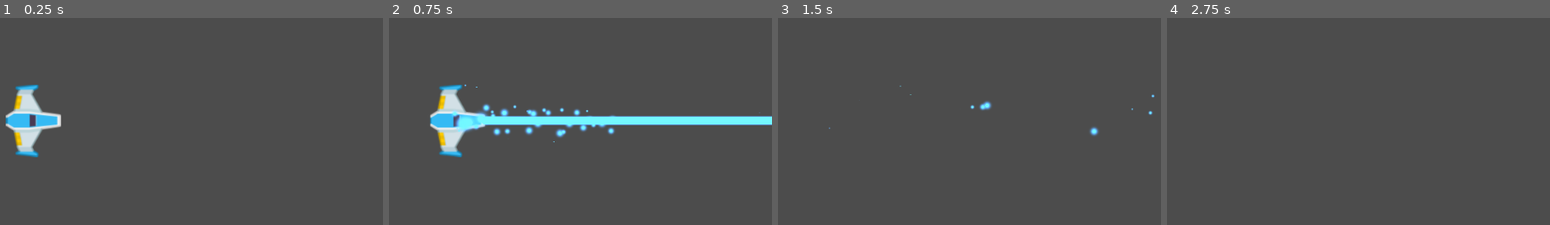
Above: before the commit, frames 1-4 (left to right).
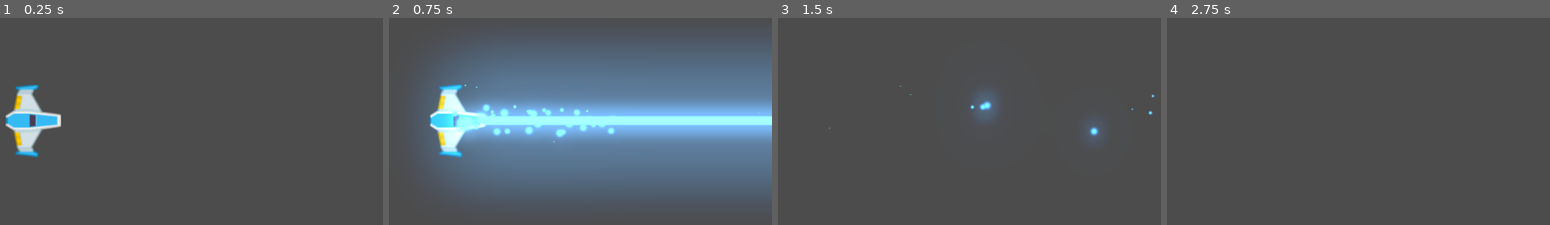
Above: after the commit, the same moments.

Repository: GimenezGeorge/Meteoritos
Game: Godot game, scene res://Juego/Niveles/NivelTest.tscn
Same seed, same stepped clock (60 frames per second), same inputs: the game is played once before the commit and once after it.
Inputs:
- Up to frame 1 (0.25 s): no input
- Up to frame 2 (0.75 s): tap Enter at 0.5 s; hold W (m_adelante) from 0.53 s (still down); hold B (disparo_laser) from 0.53 s (still down)
- Up to frame 3 (1.5 s): release W (m_adelante) at 1.28 s; release B (disparo_laser) at 1.28 s; hold S (m_atras) from 1.28 s (still down); tap Space (disparo_principal) at 1.35 s
- Up to frame 4 (2.75 s): tap Space (disparo_principal) at 2 s; release S (m_atras) at 2.03 s; hold W (m_adelante) from 2.03 s (still down); hold A (rotar_antih) from 2.03 s (still down)

The runs differ from the first frame. In frame 2, 68% of the frame differs, in the area x 7-100%, y 10-89%; in frame 3, 1.0%; in frame 4, nothing differs.

Commit message:
Glow_laser_proyectil
Le pusimos glow al asunto.

Diff:
--- a/Juego/Niveles/Proyectiles/Laser/LaserBeam2D.tscn
+++ b/Juego/Niveles/Proyectiles/Laser/LaserBeam2D.tscn
@@ -1,8 +1,9 @@
-[gd_scene load_steps=13 format=2]
+[gd_scene load_steps=14 format=2]
 
 [ext_resource path="res://Juego/Niveles/Proyectiles/Laser/LaserBeam2D.gd" type="Script" id=1]
 [ext_resource path="res://Juego/Niveles/Proyectiles/Laser/glowing_circle.png" type="Texture" id=2]
 [ext_resource path="res://Juego/Niveles/Proyectiles/Laser/Laser.ogg" type="AudioStream" id=3]
+[ext_resource path="res://default_env.tres" type="Environment" id=4]
 
 [sub_resource type="Gradient" id=1]
 offsets = PoolRealArray( 0.582915, 1 )
@@ -114,3 +115,6 @@
 [node name="LaserSFX" type="AudioStreamPlayer2D" parent="."]
 stream = ExtResource( 3 )
 bus = "SFX"
+
+[node name="WorldEnvironment" type="WorldEnvironment" parent="."]
+environment = ExtResource( 4 )
--- a/Juego/Niveles/Proyectiles/Proyectil.tscn
+++ b/Juego/Niveles/Proyectiles/Proyectil.tscn
@@ -11,6 +11,7 @@
 script = ExtResource( 2 )
 
 [node name="Sprite" type="Sprite" parent="."]
+modulate = Color( 2, 0, 0, 1 )
 rotation = 1.5708
 scale = Vector2( 1.5, 1.2 )
 texture = ExtResource( 1 )
--- a/default_env.tres
+++ b/default_env.tres
@@ -3,5 +3,9 @@
 [sub_resource type="ProceduralSky" id=1]
 
 [resource]
-background_mode = 2
+background_mode = 4
 background_sky = SubResource( 1 )
+glow_enabled = true
+glow_intensity = 0.6
+glow_blend_mode = 0
+glow_bicubic_upscale = true
